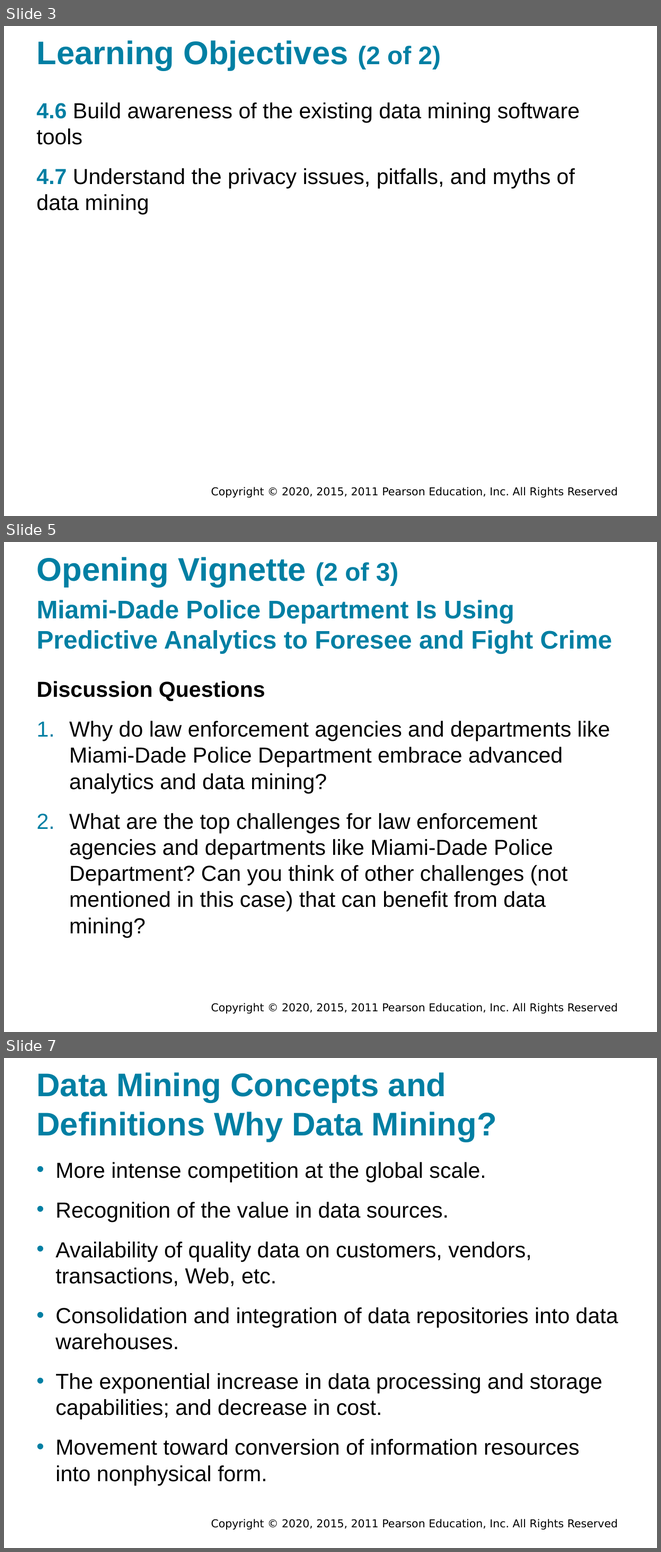
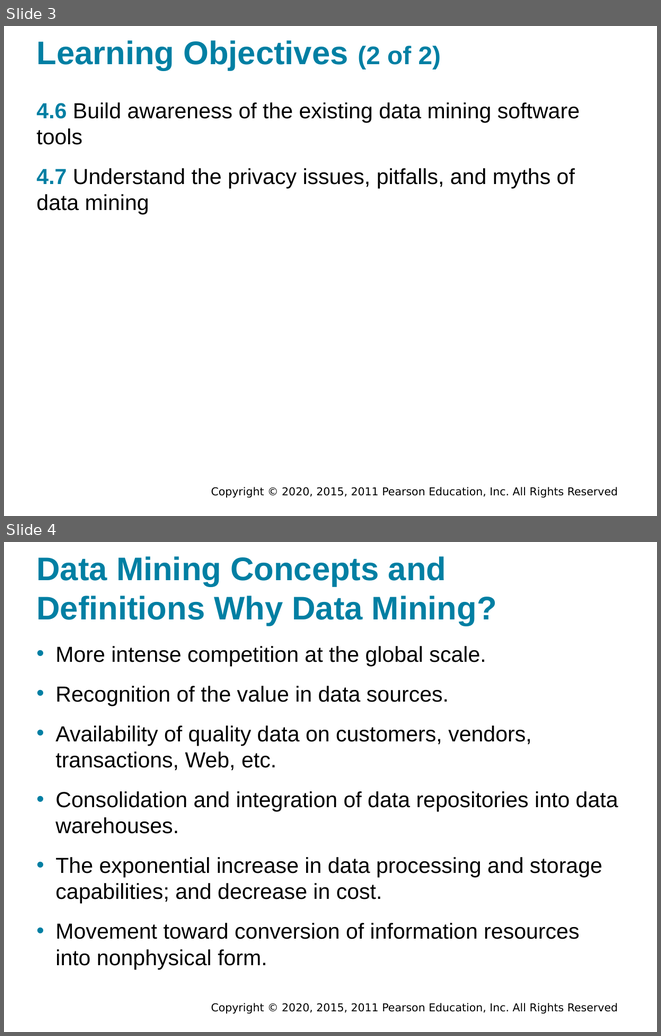
Before and after one commit to walkman617/DS2021, a slide deck: Slides/Sharda_11e_full_accessible_ppt_04.pptx. Shown one above the other, each under a label of ours: slides 3, 5 and 7 before the commit, slides 3 and 4 after it; the slides between them are not shown. The pictures are 661x1552 and 661x1036 pixels, drawn with LibreOffice and Linux fonts; fonts in the diff are those of the drawing; background and template pictures are left out. Boxes give left, top, right and bottom in pixels: in the first picture for what was removed or moved away, otherwise in the second. Text is boxed around its words. In the diff, an @@ line names an element or a change of style, - is before the commit and + after.

```diff
--- a/Slides/Sharda_11e_full_accessible_ppt_04.pptx
+++ b/Slides/Sharda_11e_full_accessible_ppt_04.pptx
@@ slide 5 removed at (x1=4, y1=542, x2=657, y2=1032), background #FFFFFF; not listed: 1 template element that a slide beside it also shows @@
@@ title removed at (x1=37, y1=557, x2=399, y2=587) @@
-Opening Vignette (2 of 3)
@@ text removed at (x1=37, y1=600, x2=612, y2=653) @@
-Miami-Dade Police Department Is Using Predictive Analytics to Foresee and Fight Crime
@@ text removed at (x1=37, y1=681, x2=610, y2=937) @@
-Discussion Questions
-1. Why do law enforcement agencies and departments like Miami-Dade Police Department embrace advanced analytics and data mining?
-2. What are the top challenges for law enforcement agencies and departments like Miami-Dade Police Department? Can you think of other challenges (not mentioned in this case) that can benefit from data mining?
@@ what was slide 7 is now slide 4 @@
```
Also in this commit, not shown: 2 other slides removed.
